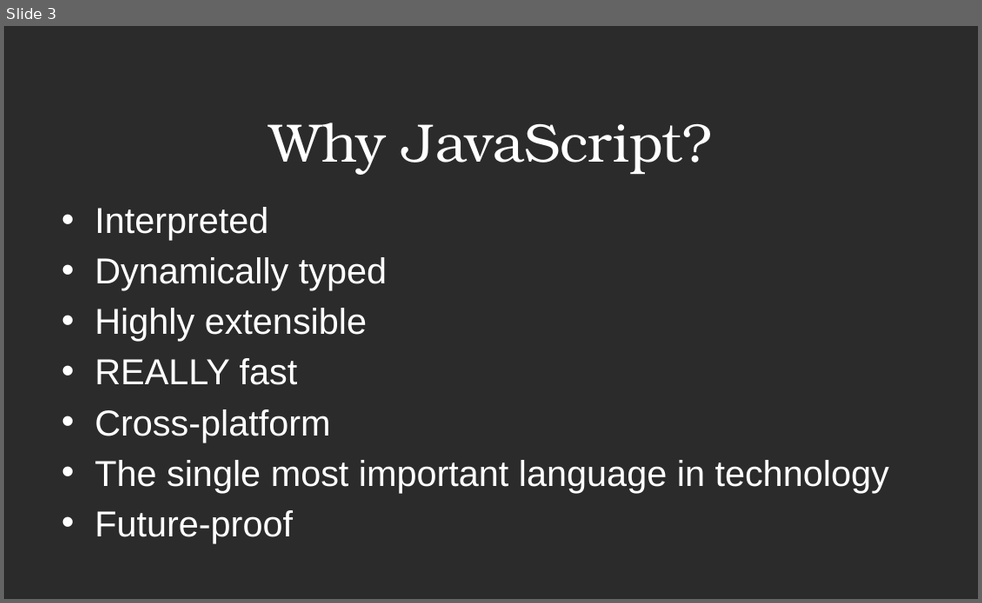
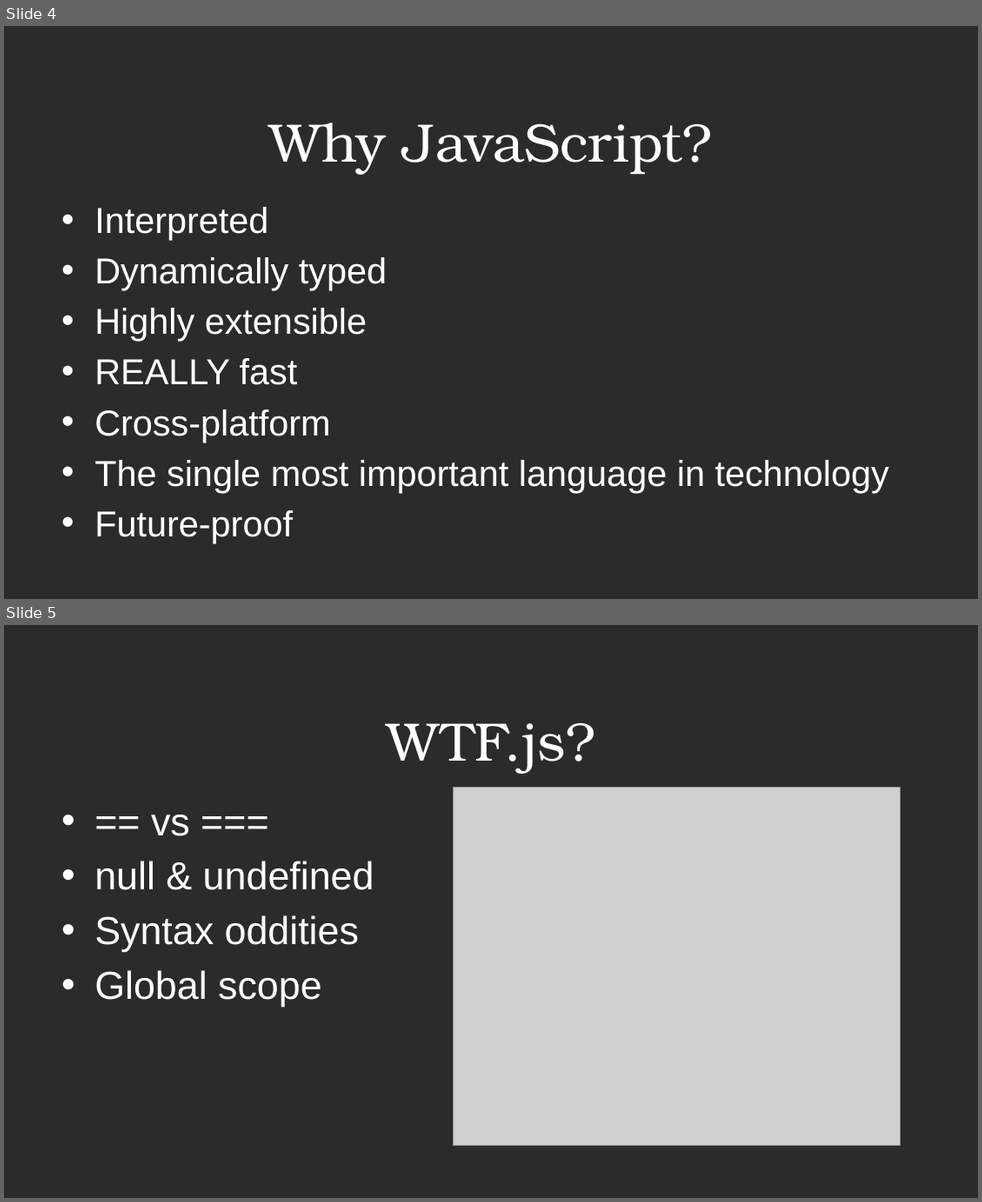
Before and after one commit to JasonOffutt/RefreshCache2011, a slide deck: js-bootcamp/js-bootcamp.pptx. Shown one above the other, each under a label of ours: slide 3 before the commit, slides 4 and 5 after it. The pictures are 982x603 and 982x1202 pixels, drawn with LibreOffice and Linux fonts; fonts in the diff are those of the drawing; grey boxes stand for pictures; background and template pictures are left out; a plain dark background stands for a picture behind light text. Boxes give left, top, right and bottom in pixels: in the first picture for what was removed or moved away, otherwise in the second. Text is boxed around its words. In the diff, an @@ line names an element or a change of style, - is before the commit and + after.

```diff
--- a/js-bootcamp/js-bootcamp.pptx
+++ b/js-bootcamp/js-bootcamp.pptx
@@ slide 5 added at (4, 625, 978, 1198), background picture (left out) @@
@@ title added at (387, 723, 596, 774), 68 pt, text #FFFFFF @@
+WTF.js?
@@ picture added at (453, 787, 900, 1145) @@
@@ text added at (94, 815, 375, 1007), 49 pt, text #FFFFFF @@
+• == vs ===
+• null & undefined
+• Syntax oddities
+• Global scope
@@ what was slide 3 is now slide 4 @@
```
Also in this commit, not shown: 1 slide changed, 2 other slides added, 1 slide removed, 1 other file.
